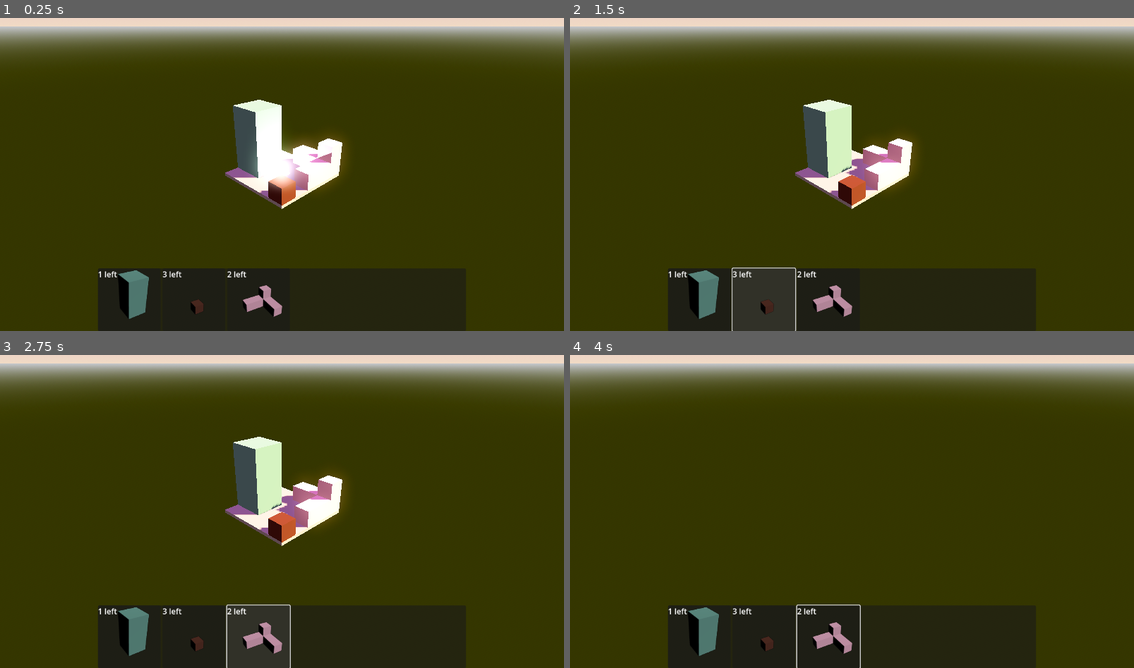
Above: before the commit, frames 1-4 (two rows, left to right).
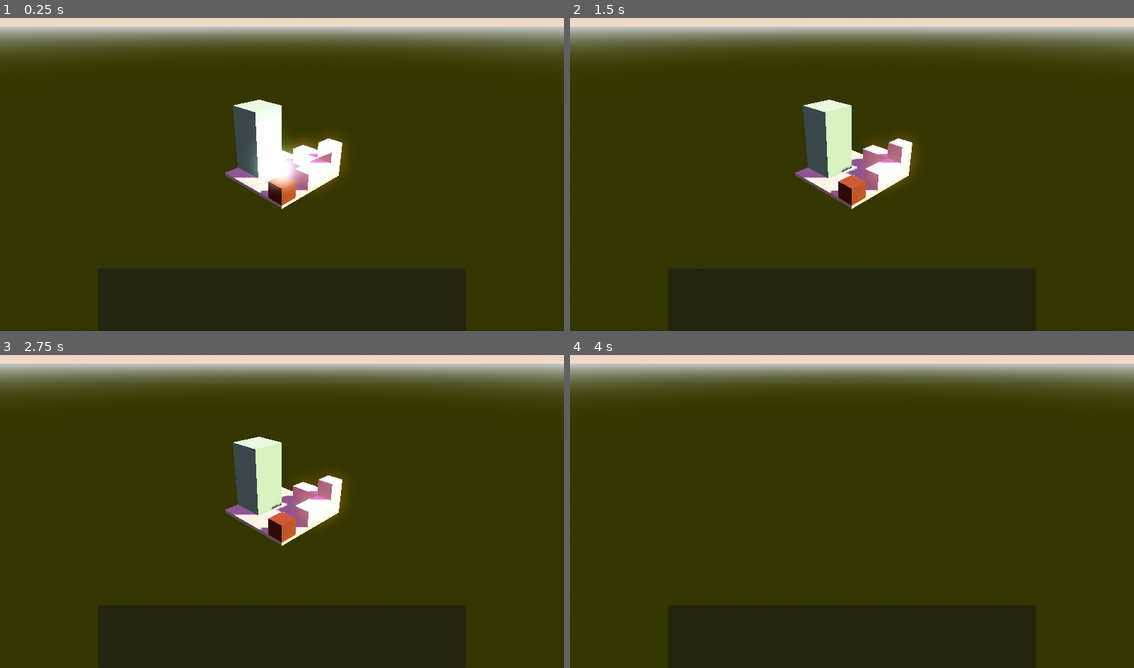
Above: after the commit, the same moments.

Repository: TomMurray/ld54
Game: Godot game, scene res://scenes/levels/test_level.tscn
Same seed, same stepped clock (60 frames per second), same inputs: the game is played once before the commit and once after it.
Inputs (mouse positions are in pixels of both pictures, inside the frame that each line leads up to):
- Up to frame 1 (0.25 s): no input
- Up to frame 2 (1.5 s): click (699, 299) at 0.5 s, where only the run before the commit has a clickable "1 left"; click (761, 299) at 1.25 s, where only the run before the commit has a clickable "3 left"
- Up to frame 3 (2.75 s): click (259, 636) at 2 s, where only the run before the commit has a clickable "2 left"
- Up to frame 4 (4 s): tap Enter at 2.75 s; move the mouse to (976, 492) at 2.77 s; hold D (move_right) 2.78-3.5 s; hold Right mouse button (move_drag) 2.78-3.5 s; click (976, 492) at 2.92 s; drag from (739, 524) to (823, 574) at 3.52 s

The runs differ from the first frame. In frame 1, 1.2% of the frame differs, in the area x 17-51%, y 80-97%; in frame 2, 3.4%, in the area x 17-51%, y 79-100%; in frame 3, 3.1%; in frame 4, 1.4%.
Error after the commit: Invalid call. Nonexistent function 'set_contents' in base 'Nil'. (res://scripts/level.gd:10)

Commit message:
Some file renaming/re-organising

Diff:
--- /dev/null
+++ b/scenes/inventory_display.tscn
@@ -0,0 +1,7 @@
+[gd_scene load_steps=2 format=3 uid="uid://dhbg6kha8j7ca"]
+
+[ext_resource type="Script" path="res://scripts/inventory_display.gd" id="1_n2iox"]
+
+[node name="inventory_display" type="HBoxContainer"]
+mouse_filter = 0
+script = ExtResource("1_n2iox")
--- a/scripts/constructible_display.tscn
+++ b/scenes/inventory_item_button.tscn
@@ -1,17 +1,17 @@
-[gd_scene load_steps=3 format=3 uid="uid://cqj5t7272dhud"]
+[gd_scene load_steps=3 format=3 uid="uid://beft6ukio4xfd"]
 
-[ext_resource type="Script" path="res://scripts/constructible_display.gd" id="1_aebd0"]
+[ext_resource type="Script" path="res://scripts/inventory_item_button.gd" id="1_4spb8"]
 
 [sub_resource type="ImageTexture" id="ImageTexture_q8a0u"]
 
-[node name="constructible_button" type="Button"]
+[node name="inventory_item_button" type="Button"]
 custom_minimum_size = Vector2(128, 0)
 anchors_preset = 15
 anchor_right = 1.0
 anchor_bottom = 1.0
 grow_horizontal = 2
 grow_vertical = 2
-script = ExtResource("1_aebd0")
+script = ExtResource("1_4spb8")
 
 [node name="render" type="TextureRect" parent="."]
 custom_minimum_size = Vector2(128, 128)
@@ -24,3 +24,5 @@
 layout_mode = 0
 offset_right = 40.0
 offset_bottom = 23.0
+
+[connection signal="button_up" from="." to="." method="_on_button_up"]
--- a/scenes/levels/test_level.tscn
+++ b/scenes/levels/test_level.tscn
@@ -7,7 +7,7 @@
 [ext_resource type="PackedScene" uid="uid://dxwnjl3qqc8b" path="res://scenes/constructibles/school.tscn" id="3_aaft4"]
 [ext_resource type="Script" path="res://scripts/player_controller.gd" id="6_fk0ol"]
 [ext_resource type="Script" path="res://scripts/builder.gd" id="7_x7214"]
-[ext_resource type="Script" path="res://scripts/inventory_display.gd" id="8_et3s0"]
+[ext_resource type="PackedScene" uid="uid://dhbg6kha8j7ca" path="res://scenes/inventory_display.tscn" id="8_qw07l"]
 
 [sub_resource type="Resource" id="Resource_yhi3t"]
 script = ExtResource("2_imjbt")
@@ -70,11 +70,10 @@
 
 [node name="test_level" type="Node3D"]
 
-[node name="level" type="Node3D" parent="." node_paths=PackedStringArray("bounds", "res_display")]
+[node name="level" type="Node3D" parent="." node_paths=PackedStringArray("bounds")]
 script = ExtResource("1_mxfe0")
 bounds = NodePath("bounds")
 level_res = Array[ExtResource("2_imjbt")]([SubResource("Resource_yhi3t"), SubResource("Resource_c2uhj"), SubResource("Resource_o5dmf")])
-res_display = NodePath("../CanvasLayer/MarginContainer/PanelContainer/inventory_display")
 
 [node name="apartment_block" parent="level" instance=ExtResource("1_6wnr6")]
 transform = Transform3D(1, 0, 0, 0, 1, 0, 0, 0, 1, 0.5, 0, 1.5)
@@ -127,7 +126,7 @@
 shadow_blur = 2.951
 
 [node name="TestMarker" type="CSGSphere3D" parent="."]
-transform = Transform3D(1, 0, 0, 0, 1, 0, 0, 0, 1, 1.5, 2.43364, 1.22906)
+transform = Transform3D(1, 0, 0, 0, 1, 0, 0, 0, 1, 1.5, 1.60257, 1.91319)
 visible = false
 material_override = SubResource("StandardMaterial3D_20env")
 
@@ -152,7 +151,5 @@
 [node name="PanelContainer" type="PanelContainer" parent="CanvasLayer/MarginContainer"]
 layout_mode = 2
 
-[node name="inventory_display" type="HBoxContainer" parent="CanvasLayer/MarginContainer/PanelContainer"]
+[node name="inventory_display" parent="CanvasLayer/MarginContainer/PanelContainer" instance=ExtResource("8_qw07l")]
 layout_mode = 2
-mouse_filter = 0
-script = ExtResource("8_et3s0")
--- a/scripts/inventory_display.gd
+++ b/scripts/inventory_display.gd
@@ -1,7 +1,7 @@
 class_name InventoryDisplay
 extends Control
 
-const item_display : PackedScene = preload("res://scripts/constructible_display.tscn")
+const item_display : PackedScene = preload("res://scenes/inventory_item_button.tscn")
 
 func set_contents(contents : Array[LevelResourceDef]):
 	# Clear all children, just in-case
--- a/scripts/constructible_display.gd
+++ b/scripts/inventory_item_button.gd
@@ -1,4 +1,4 @@
-class_name ConstructibleDisplay
+class_name InventoryItemButton
 extends Button
 
 var photo_stage : PhotoStage
@@ -23,6 +23,5 @@
 	ui_texture.texture = ImageTexture.create_from_image(image)
 	remove_child(photo_stage)
 
-# Called every frame. 'delta' is the elapsed time since the previous frame.
-func _process(delta):
-	pass
+func _on_button_up():
+	print("Button pressed!")
